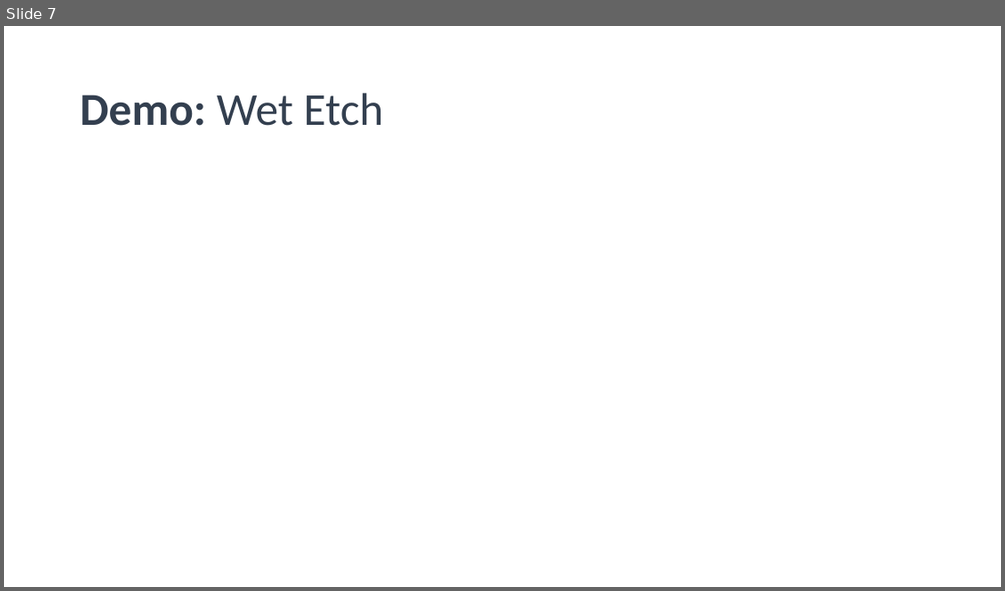
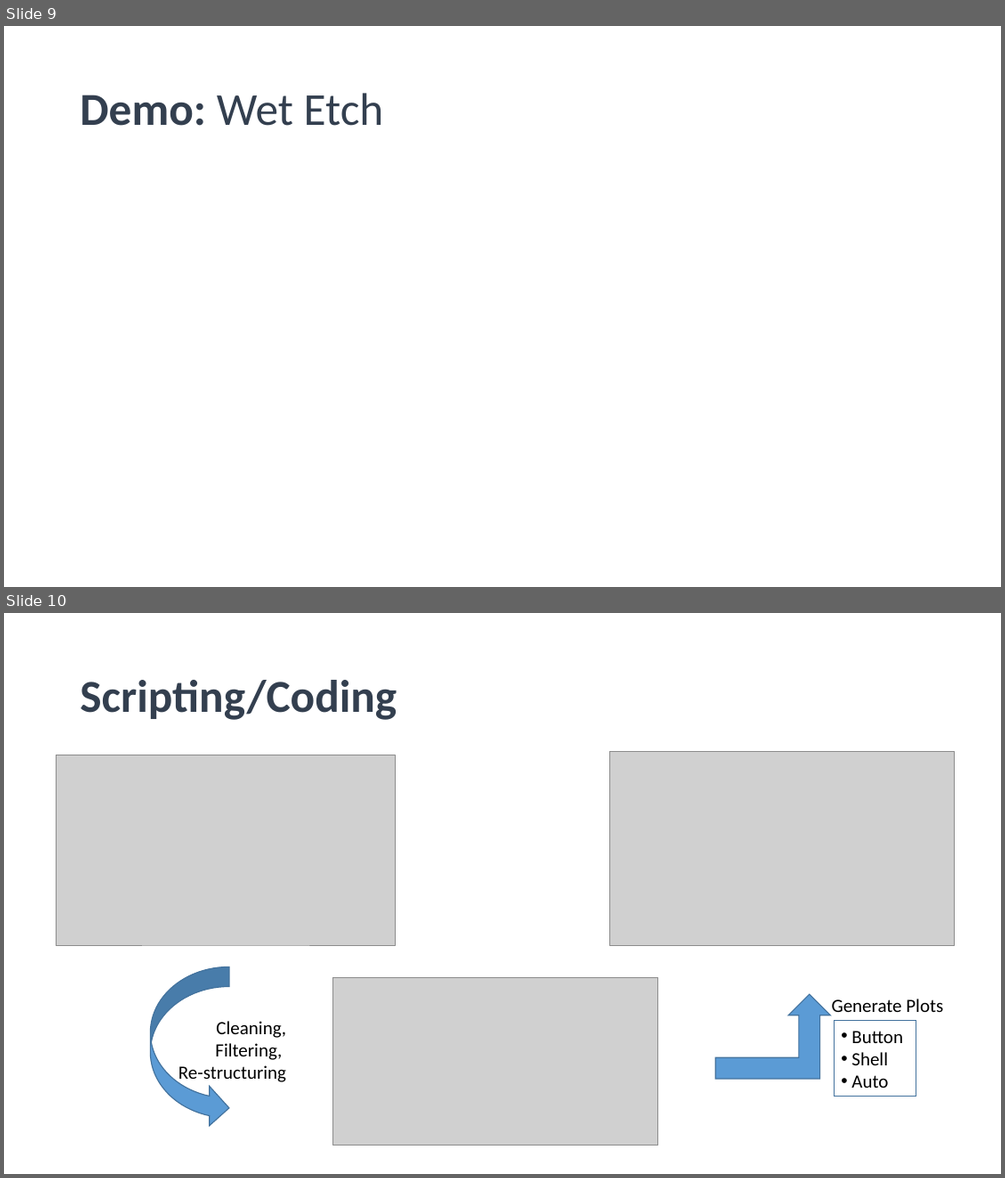
Before and after one commit to abhi3700/AutoPlot, a slide deck: sessions/1/AutoPlot_session_1.pptx. Shown one above the other, each under a label of ours: slide 7 before the commit, slides 9 and 10 after it. The pictures are 1005x591 and 1005x1178 pixels, drawn with LibreOffice and Linux fonts; fonts in the diff are those of the drawing; grey boxes stand for pictures; background and template pictures are left out. Boxes give left, top, right and bottom in pixels: in the first picture for what was removed or moved away, otherwise in the second. Text is boxed around its words. In the diff, an @@ line names an element or a change of style, - is before the commit and + after.

Commit message:
Session 2 ppt, images added

```diff
--- a/sessions/1/AutoPlot_session_1.pptx
+++ b/sessions/1/AutoPlot_session_1.pptx
@@ slide 10 added at (4,613,1001,1174), background picture (left out) @@
@@ title added at (80,680,396,720), 44 pt, text #333F50, bold @@
+Scripting/Coding
@@ picture added at (57,755,395,945) @@
@@ picture added at (610,751,955,945) @@
@@ curved right arrow added at (151,966,229,1127), fill #5B9BD5, outline #43739E 1 pt @@
@@ picture added at (333,977,657,1144) @@
@@ bent up arrow added at (716,995,831,1078), fill #5B9BD5, outline #43739E 1 pt @@
@@ text added at (832,998,943,1012), 18 pt, text #000000 @@
+Generate Plots
@@ text added at (178,1021,286,1085), 18 pt, text #000000 @@
+Cleaning,
+Filtering,
+Re-structuring
@@ rectangle added at (834,1021,916,1096), outline #43739E 0.75 pt, 18 pt, text #000000 @@
+• Button
+• Shell
+• Auto
@@ what was slide 7 is now slide 9 @@
```
Also in this commit, not shown: 1 slide changed, 6 other slides added, 3 slides removed, 7 other files.
